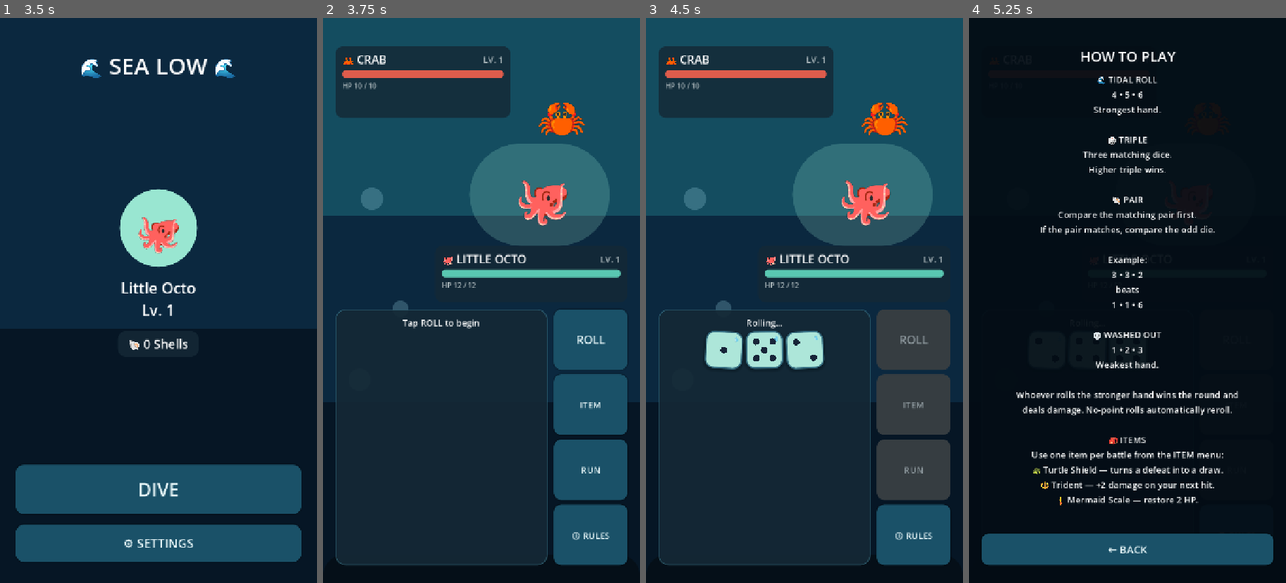
Above: before the commit, frames 1-4 (left to right).
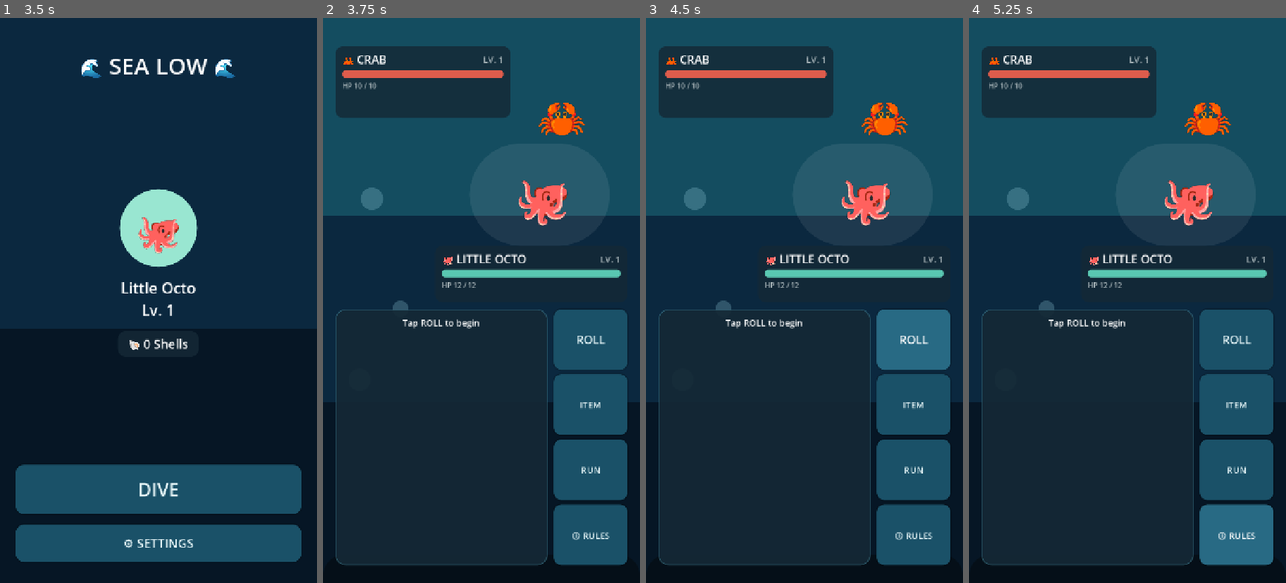
Above: after the commit, the same moments.

Repository: ShaferWebbConsulting/Sealow
Game: Godot game, scene res://scenes/main/MainMenu.tscn
The game is run twice, just before and just after one commit, with the same random seed, the same clock (stepped at 60 frames per second) and the same inputs.
Inputs (mouse positions are in pixels of both pictures, inside the frame that each line leads up to):
- Up to frame 1 (3.5 s): click "🐙 Little Octo" at 0.5 s; click "NEXT" at 1.25 s; click (101, 210) at 2.02 s; click "START YOUR DIVE" at 2.75 s
- Up to frame 2 (3.75 s): click "DIVE" at 3.5 s
- Up to frame 3 (4.5 s): click "ROLL" at 4.25 s
- Up to frame 4 (5.25 s): click "ⓘ RULES" at 5 s

Frame 1 is identical in both runs. In frame 2, 1.6% of the frame differs, in the area x 47-89%, y 35-41%; in frame 3, 11%; in frame 4, 91%, in the area x 0-100%, y 0-97%.
Error after the commit: Parse Error: Static function "calculate_damage()" not found in base "res://scripts/battle/dice_rules.gd". (res://scripts/battle/battle_manager.gd:416)

Commit message:
Apply remaining changes
Co-authored-by: webberic92 <36771546+webberic92@users.noreply.github.com>

Diff:
--- a/scripts/battle/dice_rules.gd
+++ b/scripts/battle/dice_rules.gd
@@ -19,6 +19,14 @@
 }
 
 const MAX_REROLLS: int = 20
+
+## v0.3 damage rules: damage is determined solely by the TYPE of winning
+## hand (not a total/divisor calculation). Centralized here so no magic
+## damage numbers are scattered through battle_manager.gd.
+const AUTO_WIN_DAMAGE: int = 3 ## Tidal Roll, or winning because the opponent Washed Out.
+const TRIPLES_DAMAGE: int = 2
+const POINT_WIN_DAMAGE: int = 1 ## Pair + point ("double") win.
+const TIE_DAMAGE: int = 0
 
 ## Result of evaluating a single three-dice roll.
 class DiceHand:
@@ -108,19 +116,30 @@
 	return 0
 
 
-## Determines damage dealt by the winning hand. `loser_hand` is used only to
-## check for the Washed Out bonus.
-static func calculate_damage(winner_hand: DiceHand, loser_hand: DiceHand) -> int:
-	var damage: int = 0
-	match winner_hand.hand_type:
-		HandType.TIDAL_ROLL:
-			damage = 4
-		HandType.TRIPLE:
-			damage = 3
-		_:
-			damage = 2
+## Determines damage dealt by the winning hand, based purely on the TYPE of
+## win rather than a total/divisor calculation:
+##   Tidal Roll, or an automatic win because the loser Washed Out -> AUTO_WIN_DAMAGE
+##   Triple                                                       -> TRIPLES_DAMAGE
+##   Pair/point ("double") win                                     -> POINT_WIN_DAMAGE
+## `loser_hand` is only consulted to detect the Washed Out automatic-loss case.
+static func damage_for_result(winner_hand: DiceHand, loser_hand: DiceHand) -> int:
+	if winner_hand.hand_type == HandType.TIDAL_ROLL or loser_hand.hand_type == HandType.WASHED_OUT:
+		return AUTO_WIN_DAMAGE
+	if winner_hand.hand_type == HandType.TRIPLE:
+		return TRIPLES_DAMAGE
+	return POINT_WIN_DAMAGE
 
+
+## Short, banner-friendly label describing the winning result (e.g. "TIDAL",
+## "TRIPLES", "POINT 6"), used by the battle UI's turn/result banner so a
+## player can understand what just happened without reading the round log.
+static func result_label(winner_hand: DiceHand, loser_hand: DiceHand) -> String:
+	if winner_hand.hand_type == HandType.TIDAL_ROLL:
+		return "TIDAL"
 	if loser_hand.hand_type == HandType.WASHED_OUT:
-		damage += 1
-
-	return damage
+		return "WASHED OUT"
+	if winner_hand.hand_type == HandType.TRIPLE:
+		return "TRIPLES"
+	if winner_hand.hand_type == HandType.POINT:
+		return "POINT %d" % winner_hand.pair_value
+	return winner_hand.display_name
--- a/scripts/items/item_data.gd
+++ b/scripts/items/item_data.gd
@@ -9,6 +9,9 @@
 	TRIDENT,
 	MERMAID_SCALE,
 }
+
+## MVP shop pricing: every item costs exactly 1 shell.
+const SHOP_COST_SHELLS: int = 1
 
 @export var id: int = ItemId.TURTLE_SHIELD
 @export var display_name: String = ""
--- a/scripts/systems/save_manager.gd
+++ b/scripts/systems/save_manager.gd
@@ -32,6 +32,23 @@
 	if amount <= 0:
 		return
 	data["shells"] = int(data.get("shells", 0)) + amount
+	save_game()
+
+
+## Whether a save file exists on disk at all (used by the startup screen to
+## decide whether CONTINUE should be offered). This is deliberately based on
+## the file's existence rather than `character_selected`, so a save that
+## exists but hasn't finished character select yet is still treated as "has
+## a save" (CONTINUE will simply route back into character select).
+func has_save() -> bool:
+	return FileAccess.file_exists(SAVE_PATH)
+
+
+## Wipes all player progress (character, shells, level, wins, inventory) back
+## to defaults and persists it immediately. Used by the "NEW DIVE" flow on
+## the startup screen only after the player has explicitly confirmed.
+func reset_save() -> void:
+	data = PlayerDataScript.DEFAULT_SAVE.duplicate(true)
 	save_game()
 
 
@@ -104,6 +121,20 @@
 	save_game()
 
 
+## Shop purchase: spends `cost` shells and grants one of item `key` if the
+## player can afford it, persisting immediately. Returns true on success,
+## false (with no state changed) if the player doesn't have enough shells.
+func buy_item(key: String, cost: int) -> bool:
+	if int(data.get("shells", 0)) < cost:
+		return false
+	data["shells"] = int(data.get("shells", 0)) - cost
+	var inventory: Dictionary = data.get("inventory", {})
+	inventory[key] = int(inventory.get(key, 0)) + 1
+	data["inventory"] = inventory
+	save_game()
+	return true
+
+
 ## Writes the current save data to disk as JSON.
 func save_game() -> void:
 	var file: FileAccess = FileAccess.open(SAVE_PATH, FileAccess.WRITE)
--- a/scripts/systems/scene_manager.gd
+++ b/scripts/systems/scene_manager.gd
@@ -1,8 +1,13 @@
 extends Node
 
+const STARTUP_SCENE: String = "res://scenes/startup/Startup.tscn"
 const MAIN_MENU_SCENE: String = "res://scenes/main/MainMenu.tscn"
 const BATTLE_SCENE: String = "res://scenes/battle/Battle.tscn"
 const CHARACTER_SELECT_SCENE: String = "res://scenes/character_select/CharacterSelect.tscn"
+const SHOP_SCENE: String = "res://scenes/shop/Shop.tscn"
+
+func go_to_startup() -> void:
+	get_tree().change_scene_to_file(STARTUP_SCENE)
 
 func go_to_main_menu() -> void:
 	get_tree().change_scene_to_file(MAIN_MENU_SCENE)
@@ -12,3 +17,6 @@
 
 func go_to_character_select() -> void:
 	get_tree().change_scene_to_file(CHARACTER_SELECT_SCENE)
+
+func go_to_shop() -> void:
+	get_tree().change_scene_to_file(SHOP_SCENE)
